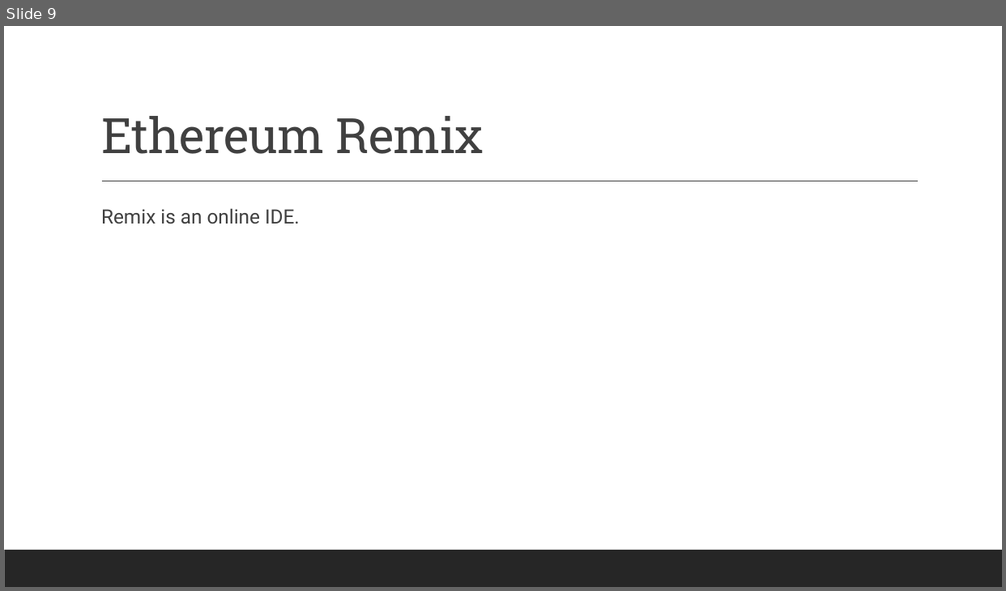
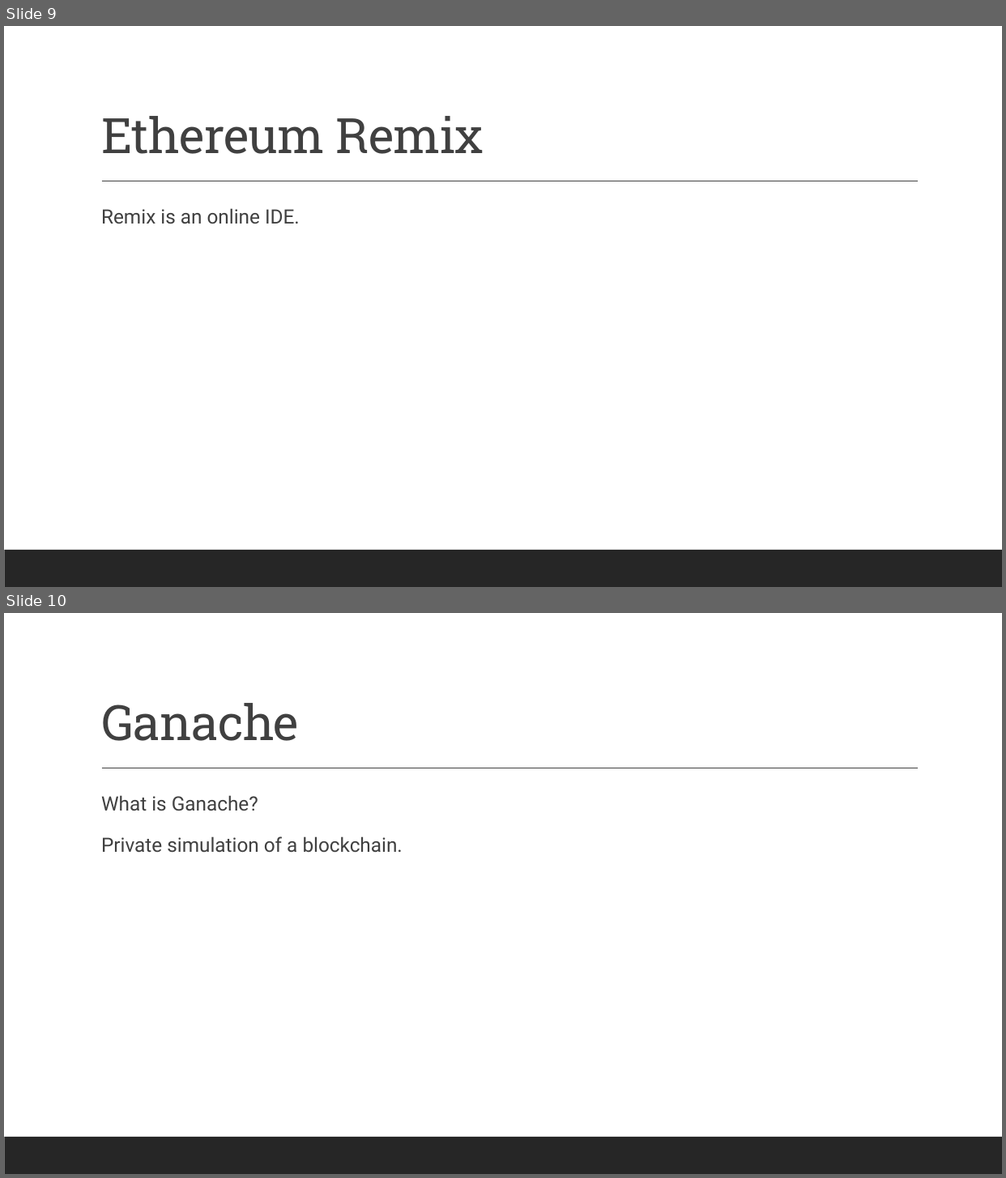
Before and after one commit to PratibhaRepos1/Blockchain, a slide deck: Blockchain-notes.pptx. Shown one above the other, each under a label of ours: slide 9 before the commit, slides 9 and 10 after it. The pictures are 1006x591 and 1006x1178 pixels, drawn with LibreOffice and Linux fonts; fonts in the diff are those of the drawing. Boxes give left, top, right and bottom in pixels: in the first picture for what was removed or moved away, otherwise in the second. Text is boxed around its words. In the diff, an @@ line names an element or a change of style, - is before the commit and + after.

```diff
--- a/Blockchain-notes.pptx
+++ b/Blockchain-notes.pptx
@@ slide 10 added at bbox=[4, 613, 1002, 1174], background #FFFFFF; not listed: 2 template elements that a slide beside it also shows @@
@@ title added at bbox=[101, 703, 299, 741], 47 pt, text #404040 @@
+Ganache
@@ text added at bbox=[101, 795, 403, 853], 19 pt, text #404040 @@
+  What is Ganache?
+  Private simulation of a blockchain.
```
Also in this commit, not shown: 1 slide changed, 1 other slide added, 2 other files.
